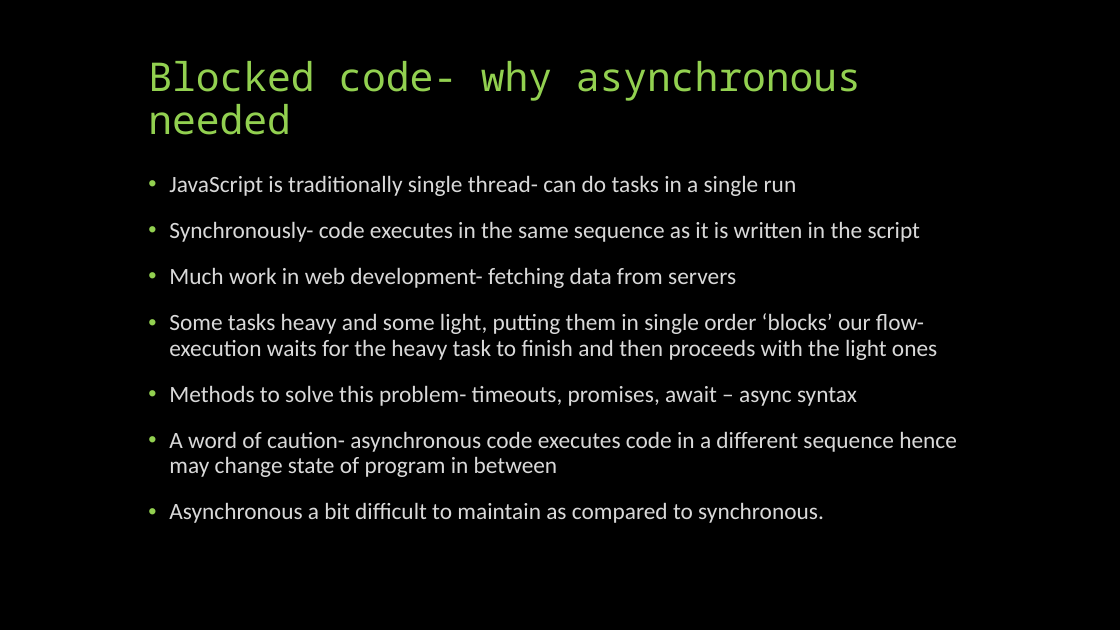
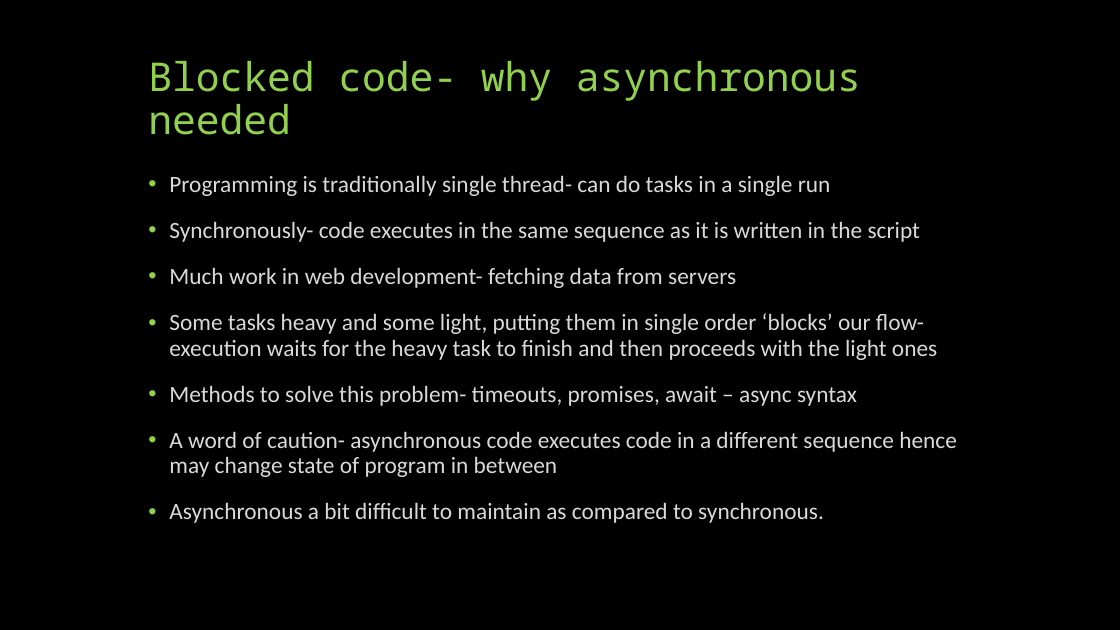
Before and after one commit to sneaky-potato/KOSS-Selection-Tasks, a slide deck: slide 5 of Async Await Promises and Callbacks in JavaScript.pptx (slide 4 before the commit). Drawn at 1120x630 pixels with LibreOffice and Linux fonts; fonts in the diff are those of the drawing. Boxes give left, top, right and bottom in pixels: in the first picture for what was removed or moved away, otherwise in the second. Text is boxed around its words. In the diff, an @@ line names an element or a change of style, - is before the commit and + after.

```diff
--- a/Async Await Promises and Callbacks in JavaScript.pptx
+++ b/Async Await Promises and Callbacks in JavaScript.pptx
@@ text at [169,175,831,196]: text changed @@
-• JavaScript is traditionally single thread- can do tasks in a single run
+• Programming is traditionally single thread- can do tasks in a single run
```
Also in this commit, not shown: 3 other slides changed, 2 slides added.
